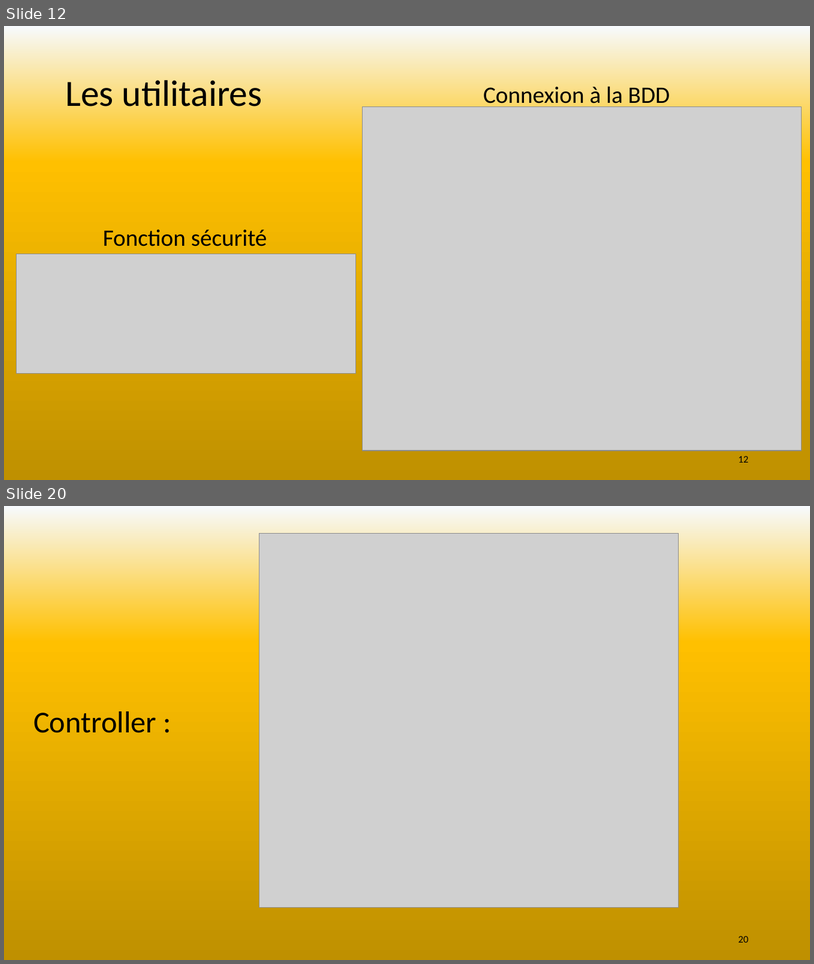
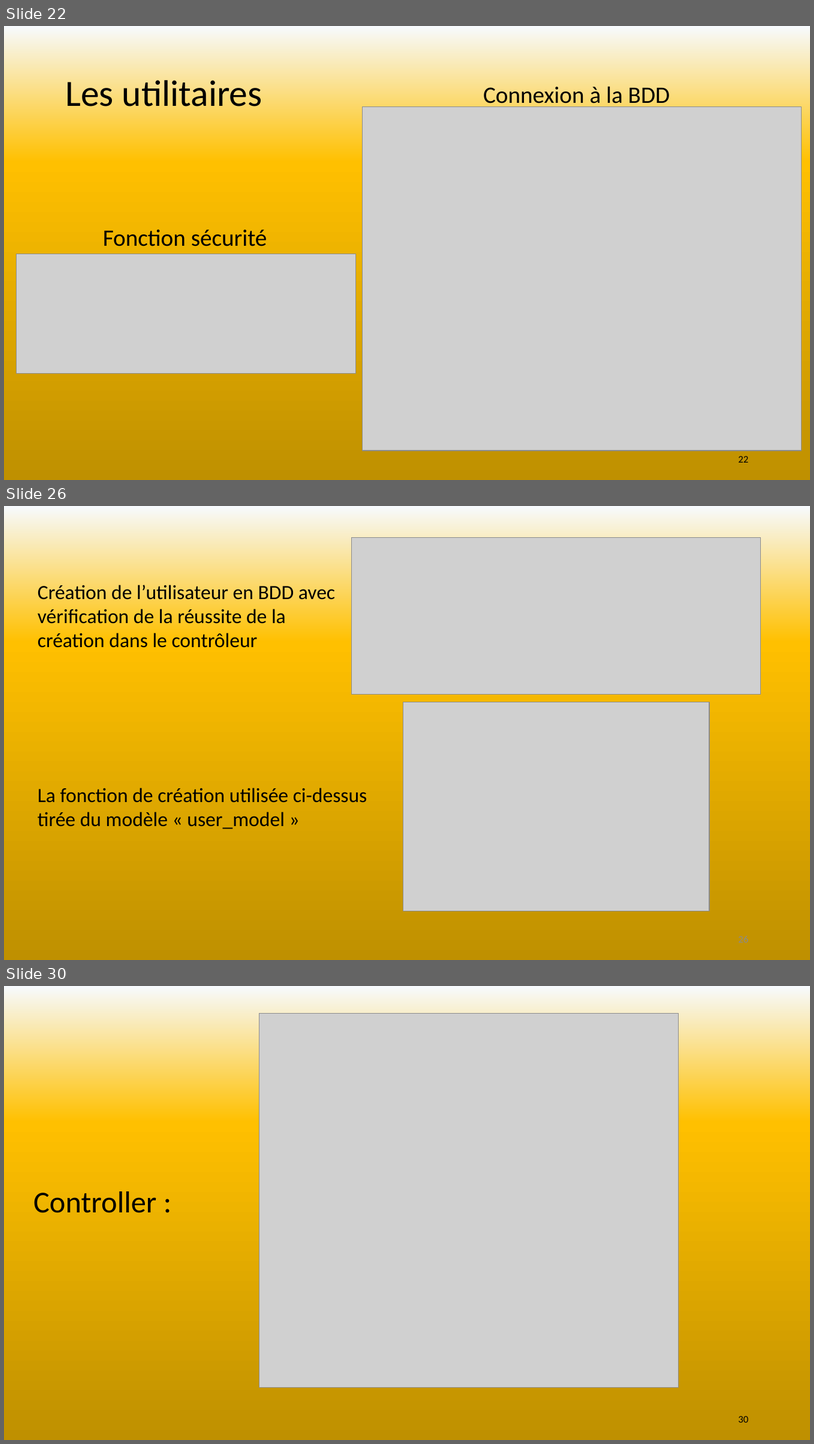
Before and after one commit to SebLeyr/Rotten_potatoes, a slide deck: Conception/Rotten potatoes.pptx. Shown one above the other, each under a label of ours: slides 12 and 20 before the commit, slides 22, 26 and 30 after it; the slides between them are not shown. The pictures are 814x964 and 814x1444 pixels, drawn with LibreOffice and Linux fonts; fonts in the diff are those of the drawing; grey boxes stand for pictures. Boxes give left, top, right and bottom in pixels: in the first picture for what was removed or moved away, otherwise in the second. Text is boxed around its words. In the diff, an @@ line names an element or a change of style, - is before the commit and + after.

```diff
--- a/Conception/Rotten potatoes.pptx
+++ b/Conception/Rotten potatoes.pptx
@@ slide 26 added at <box>4,506,810,960</box>, background gradient #F7FAFD to #FFC000 to #BF9000 to #FFFFFF @@
@@ picture added at <box>352,537,761,694</box> @@
@@ text added at <box>38,585,335,648</box>, 24 pt, text #000000 @@
+Création de l’utilisateur en BDD avec vérification de la réussite de la création dans le contrôleur
@@ picture added at <box>403,702,710,911</box> @@
@@ text added at <box>38,787,368,829</box>, 24 pt, text #000000 @@
+La fonction de création utilisée ci-dessus tirée du modèle « user_model »
@@ page number added at <box>738,935,749,942</box>, 12 pt, text #8C8C8C @@
+26
@@ what was slide 12 is now slide 22 @@
@@ page number at <box>738,456,749,462</box>: text changed @@
-12
+22
@@ what was slide 20 is now slide 30 @@
@@ page number at <box>738,1416,749,1422</box>: text changed @@
-20
+30
```
Also in this commit, not shown: 2 slides changed, 16 other slides added, 7 slides removed, 10 other files.
